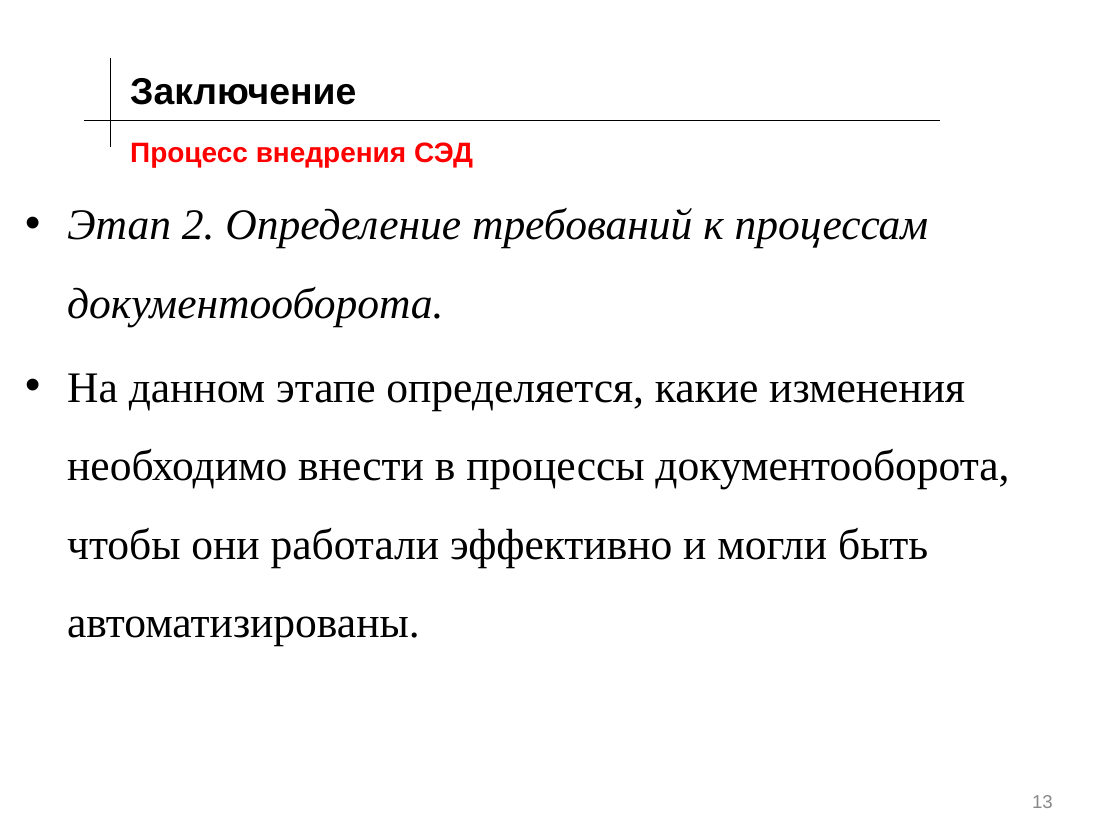
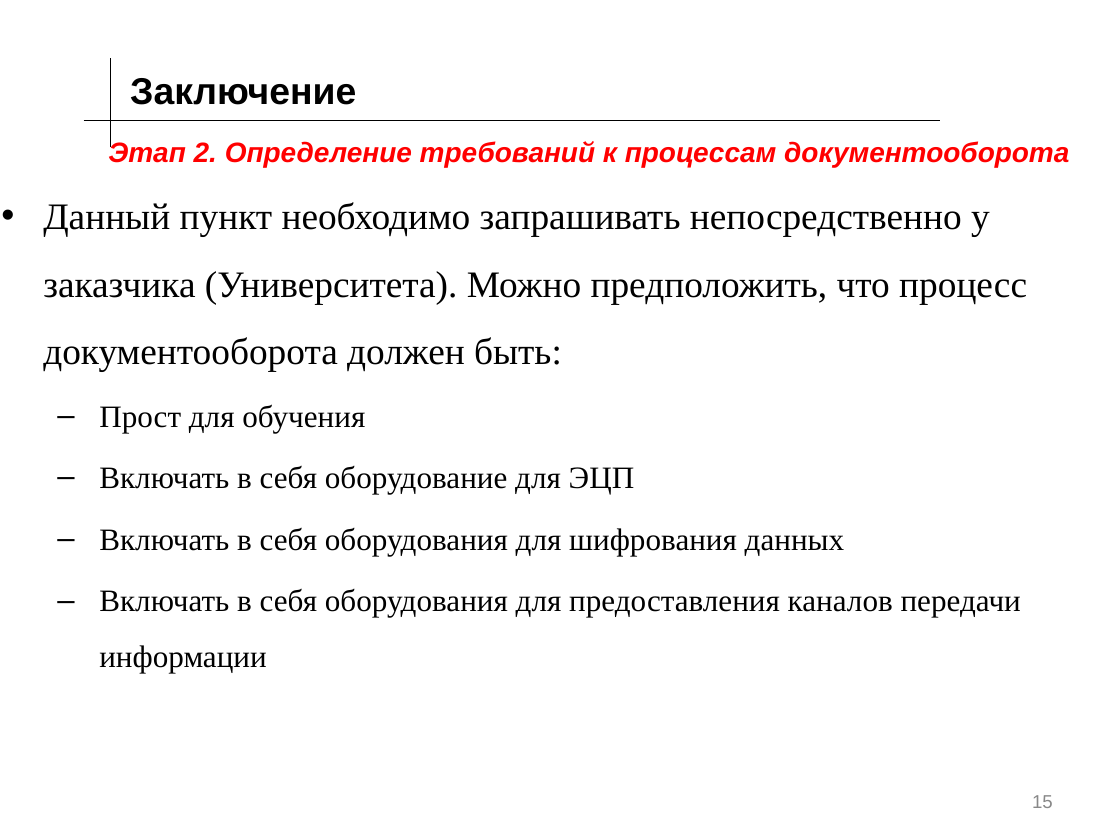
Before and after one commit to KnopaEl/Project, a slide deck: slide 15 of ПД(171-341).pptx (slide 13 before the commit). Drawn at 1120x840 pixels with LibreOffice and Linux fonts; fonts in the diff are those of the drawing; background and template pictures are left out. Boxes give left, top, right and bottom in pixels: in the first picture for what was removed or moved away, otherwise in the second. Text is boxed around its words. In the diff, an @@ line names an element or a change of style, - is before the commit and + after.

Commit message:
некоторые изменения в заключении

```diff
--- a/ПД(171-341).pptx
+++ b/ПД(171-341).pptx
@@ title at [108, 140, 1069, 167]: text changed; italic on @@
-Процесс внедрения СЭД
+Этап 2. Определение требований к процессам документооборота
@@ text at [43, 202, 1027, 673]: text changed; size 28 to 20 pt @@
-• Этап 2. Определение требований к процессам документооборота.
-• На данном этапе определяется, какие изменения необходимо внести в процессы документооборота, чтобы они работали эффективно и могли быть автоматизированы.
+• Данный пункт необходимо запрашивать непосредственно у заказчика (Университета). Можно предположить, что процесс документооборота должен быть:
+  – Прост для обучения
+  – Включать в себя оборудование для ЭЦП
+  – Включать в себя оборудования для шифрования данных
+  – Включать в себя оборудования для предоставления каналов передачи информации
@@ page number at [1032, 795, 1053, 808]: text changed @@
-13
+15
```
Also in this commit, not shown: 5 other slides changed, 2 slides added.
